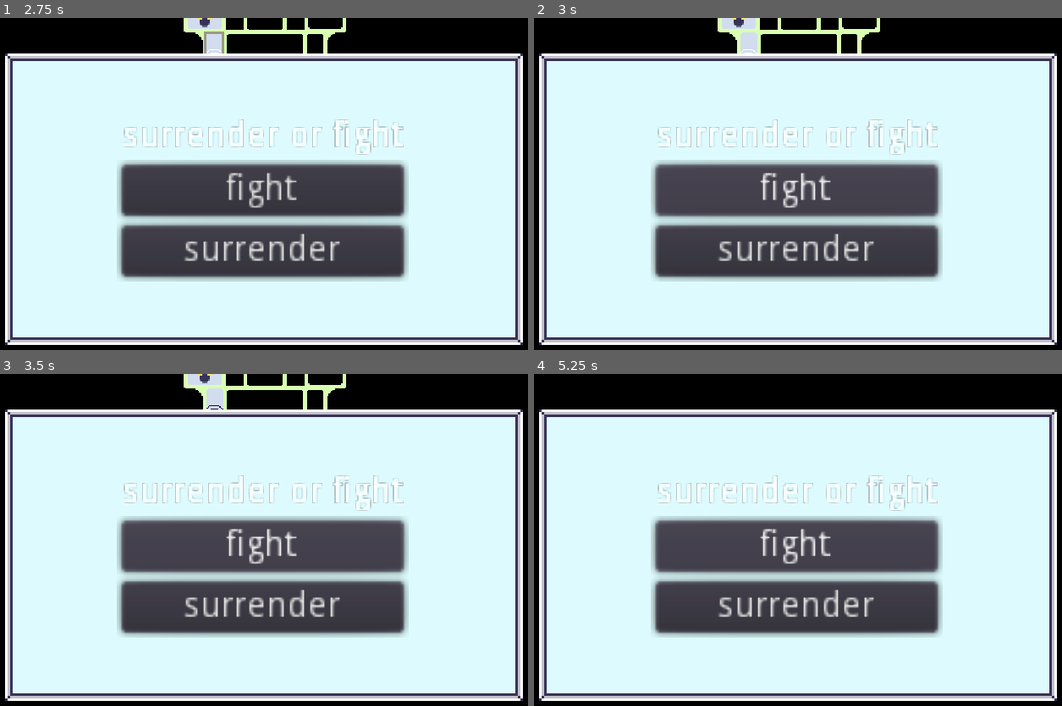
Above: before the commit, frames 1-4 (two rows, left to right).
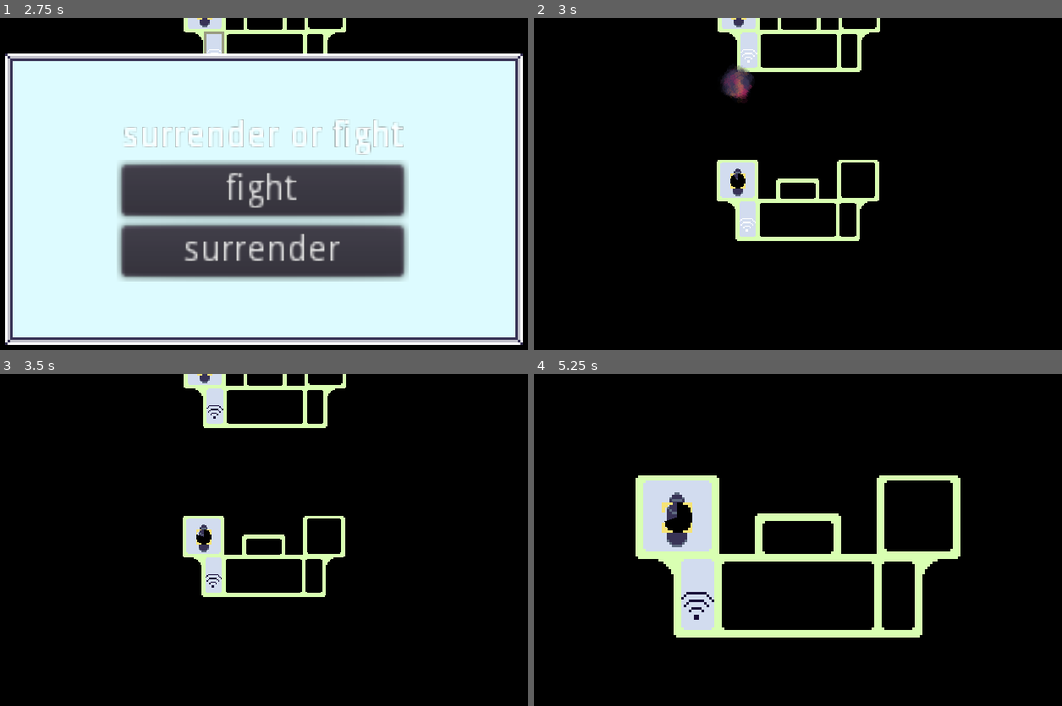
Above: after the commit, the same moments.

Repository: WolfgangSenff/GWJ31
Game: Godot game, scene res://scenes/Galaxy.tscn
The game is run twice, just before and just after one commit, with the same random seed, the same clock (stepped at 60 frames per second) and the same inputs.
Inputs (mouse positions are in pixels of both pictures, inside the frame that each line leads up to):
- Up to frame 1 (2.75 s): tap Enter at 0.5 s; move the mouse to (142, 160) at 0.52 s; click (142, 160) at 0.67 s; click "Fire" at 1.25 s; move the mouse to (216, 51) at 2.02 s; click (216, 51) at 2.17 s
- Up to frame 2 (3 s): click "fight" at 2.75 s
- Up to frame 3 (3.5 s): no input
- Up to frame 4 (5.25 s): click (798, 606) at 3.5 s, where only the run before the commit has a clickable "surrender"; move the mouse to (745, 576) at 4.27 s; click (745, 576) at 4.42 s; click "fight" at 5 s

Frame 1 is identical in both runs. In frame 2, 86% of the frame differs, in the area x 0-100%, y 10-99%; in frame 3, 86%; in frame 4, 86%.

Commit message:
message system updated after solving the conflicts

Diff:
--- a/scenes/rooms/CommsRoom16x32.tscn
+++ b/scenes/rooms/CommsRoom16x32.tscn
@@ -48,9 +48,6 @@
 [node name="CollisionShape2D" parent="RoomHover" index="0"]
 shape = SubResource( 2 )
 
-[node name="ActivationPopup" parent="CanvasLayer" index="0"]
-visible = false
-
 [node name="CenterContainer" type="CenterContainer" parent="CanvasLayer/ActivationPopup/MainContainer/ContentContainer" index="0"]
 margin_left = 10.0
 margin_top = 10.0
--- a/scenes/ships/WASP.tscn
+++ b/scenes/ships/WASP.tscn
@@ -21,10 +21,6 @@
 position = Vector2( -40, 16 )
 sensorRange = 100
 
-[node name="CommsRoom" parent="Rooms" index="1" instance=ExtResource( 4 )]
-position = Vector2( -40, 16 )
-sensorRange = 100
-
 [node name="ShipUnderlying" parent="." index="1"]
 texture = ExtResource( 1 )
 
Not shown: 1 places in scenes/ships/WASP.tscn that only renumber resources
